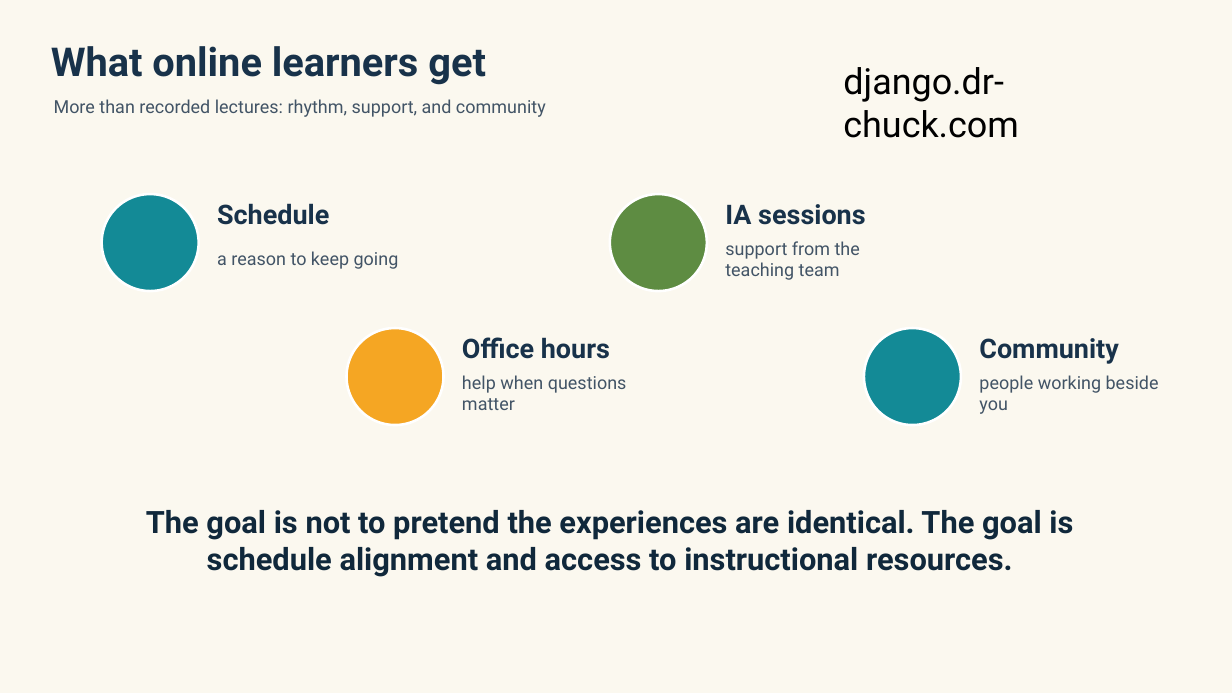
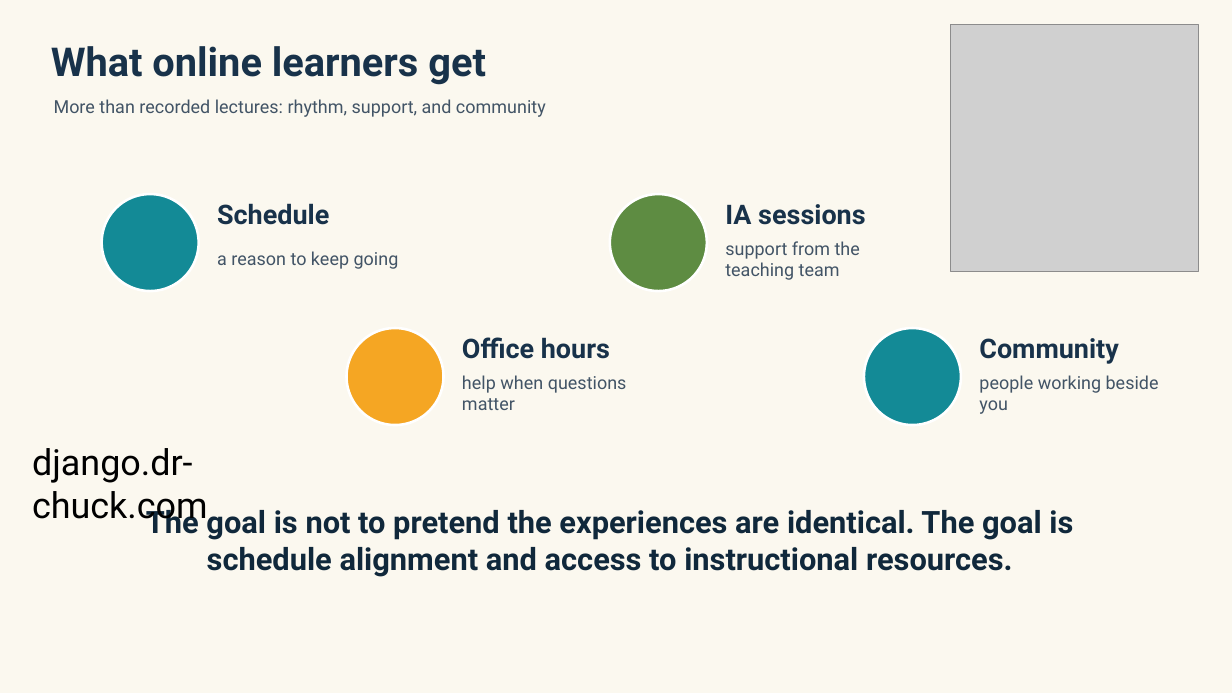
Before and after one commit to csev/dj4e, a slide deck: slide 4 of ali/Building_Web_Applications_Django_CLOC_Open_Course.pptx (slide 9 before the commit). Drawn at 1232x693 pixels with LibreOffice and Linux fonts; fonts in the diff are those of the drawing; grey boxes stand for pictures. Boxes give left, top, right and bottom in pixels: in the first picture for what was removed or moved away, otherwise in the second. Text is boxed around its words. In the diff, an @@ line names an element or a change of style, - is before the commit and + after.

```diff
--- a/ali/Building_Web_Applications_Django_CLOC_Open_Course.pptx
+++ b/ali/Building_Web_Applications_Django_CLOC_Open_Course.pptx
@@ picture added at (x1=951, y1=24, x2=1199, y2=272) @@
@@ text "django.dr-chuck.com" rewrapped from (x1=843, y1=67, x2=1018, y2=138) to (x1=32, y1=448, x2=207, y2=527) @@
```
Also in this commit, not shown: 6 other slides changed, 1 slide added, 5 slides removed, 5 other files.
